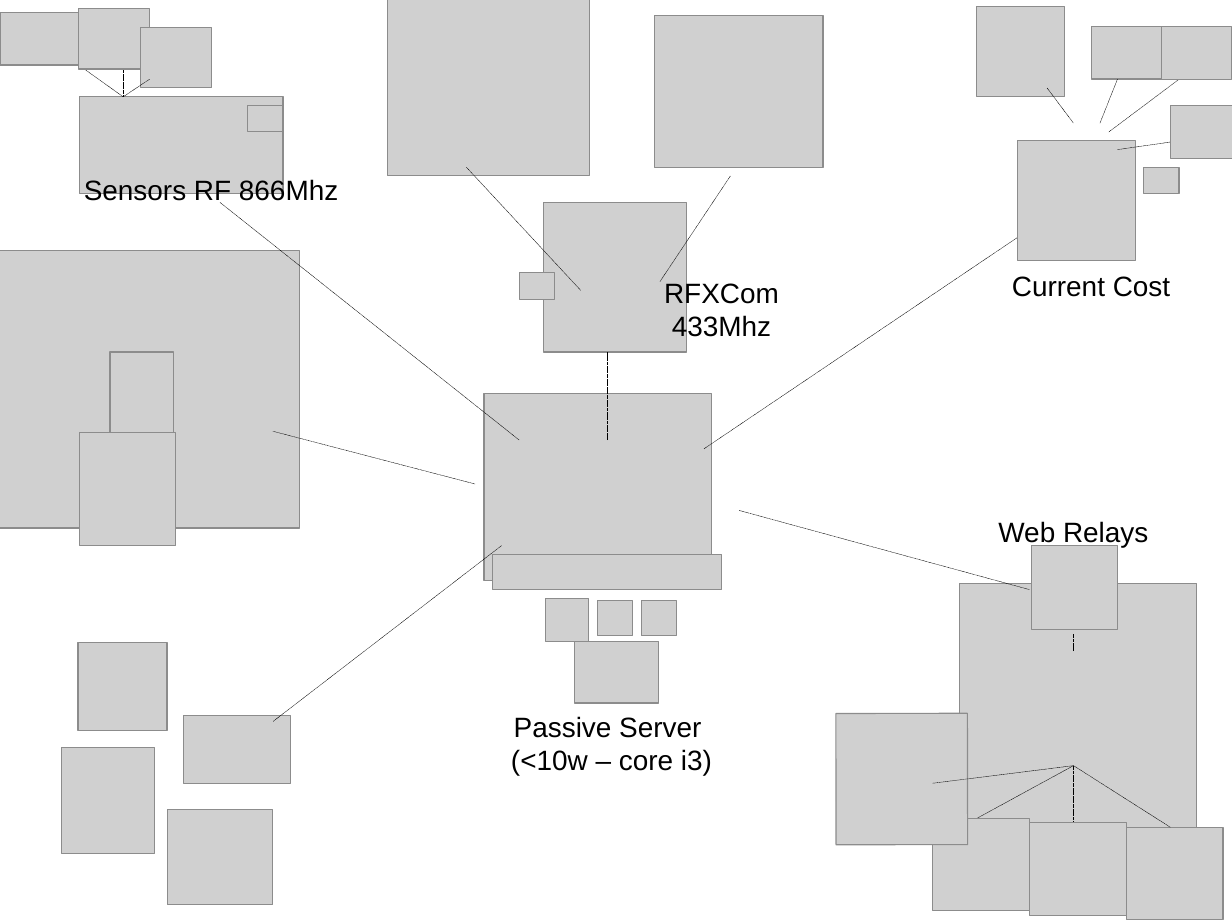
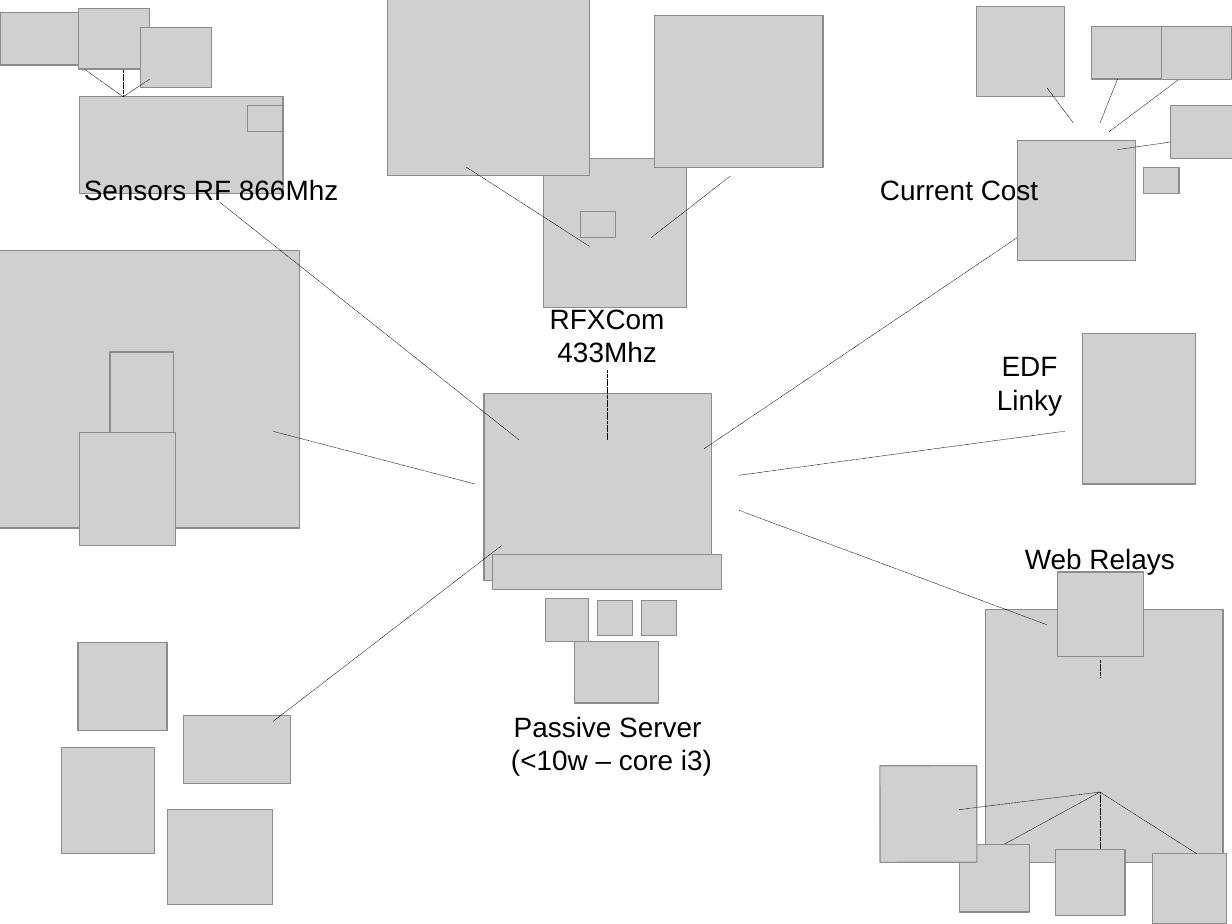
Before and after one commit to kalemena/ti-dhome, a slide deck: slide 1 of docs/assets/schema-architecture.odp. Drawn at 1232x924 pixels with LibreOffice and Linux fonts; fonts in the diff are those of the drawing; grey boxes stand for pictures. Boxes give left, top, right and bottom in pixels: in the first picture for what was removed or moved away, otherwise in the second. Text is boxed around its words. In the diff, an @@ line names an element or a change of style, - is before the commit and + after.

```diff
--- a/docs/assets/schema-architecture.odp
+++ b/docs/assets/schema-architecture.odp
@@ line moved from (466, 168) - (581, 291) to (466, 168) - (590, 246) @@
@@ picture: place and size @@
-picture at [543, 202, 686, 352]
+picture at [543, 159, 686, 309]
@@ line moved from (731, 176) - (661, 282) to (731, 176) - (652, 238) @@
@@ text "Current Cost" rewrapped from [1012, 276, 1170, 297] to [880, 178, 1038, 205] @@
@@ picture: place and size @@
-picture at [520, 273, 555, 300]
+picture at [581, 211, 616, 238]
@@ text "RFXCom" rewrapped from [664, 281, 779, 341] to [550, 307, 665, 363] @@
@@ text added at [997, 356, 1062, 415], 18 pt, text #000000 @@
+EDF
+Linky
@@ picture added at [1083, 333, 1196, 484] @@
@@ line moved from (607, 440) - (607, 352) to (607, 440) - (607, 370) @@
@@ line added from (739, 475) to (1065, 432), #000000 0.28 pt @@
@@ line moved from (739, 511) - (1030, 590) to (739, 511) - (1048, 625) @@
@@ 5 lines, 2 pictures, 1 text: place and size @@
-5 lines, 2 pictures, 1 text at [934, 521, 1197, 836]
+5 lines, 2 pictures, 1 text at [959, 548, 1224, 863]
@@ picture: place and size @@
-picture at [836, 713, 968, 845]
+picture at [880, 766, 977, 862]
@@ picture: place and size @@
-picture at [934, 818, 1031, 911]
+picture at [959, 845, 1030, 912]
@@ picture: place and size @@
-picture at [1030, 823, 1127, 916]
+picture at [1056, 850, 1126, 916]
@@ picture: place and size @@
-picture at [1127, 827, 1224, 920]
+picture at [1153, 854, 1226, 924]
```
Also in this commit, not shown: 2 other files.
